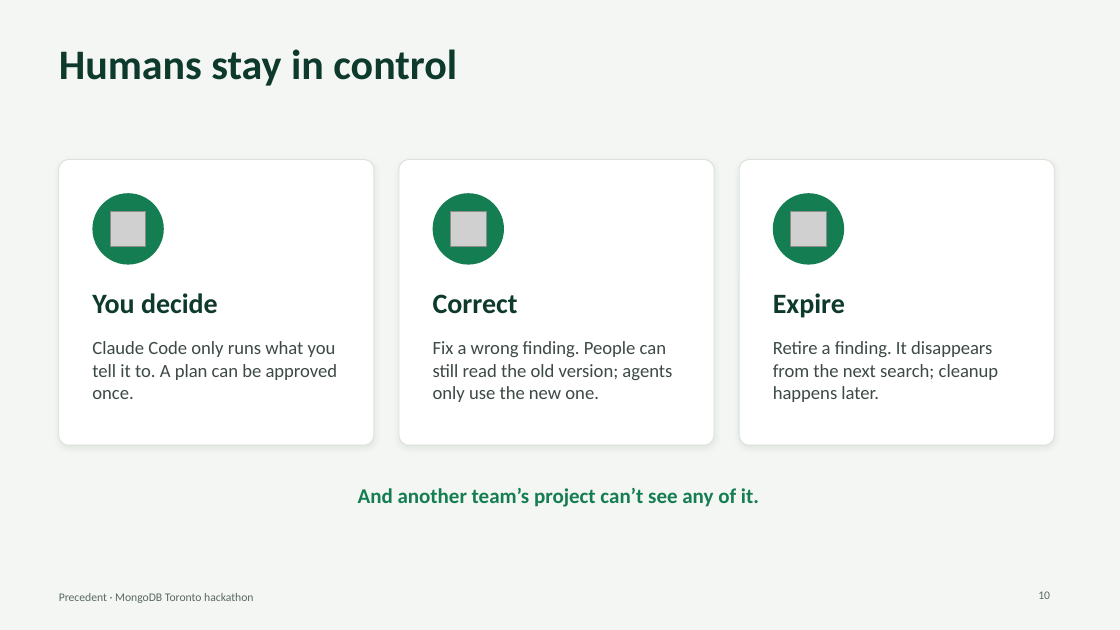
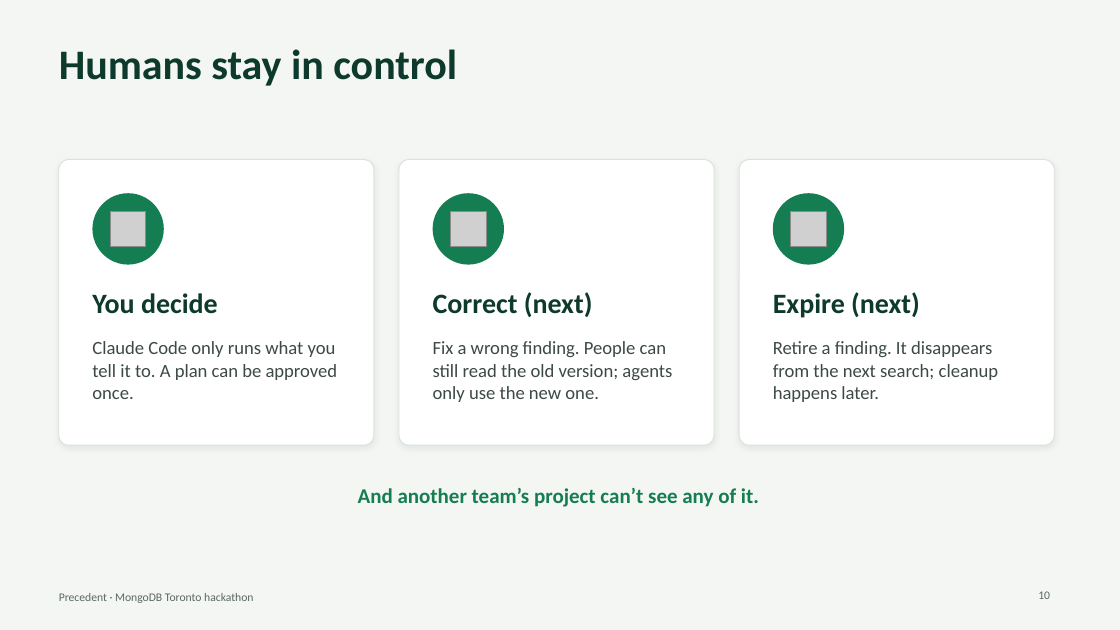
Before and after one commit to SalmaRoshdy-YG/Hackathon-project, a slide deck: slide 10 of docs/deck/precedent-deck.pptx. Drawn at 1120x630 pixels with LibreOffice and Linux fonts; fonts in the diff are those of the drawing; grey boxes stand for pictures. Boxes give left, top, right and bottom in pixels: in the first picture for what was removed or moved away, otherwise in the second. Text is boxed around its words. In the diff, an @@ line names an element or a change of style, - is before the commit and + after.

```diff
--- a/docs/deck/precedent-deck.pptx
+++ b/docs/deck/precedent-deck.pptx
@@ text at <box>433,292,593,317</box>: text changed @@
-Correct
+Correct (next)
@@ text at <box>773,292,920,318</box>: text changed @@
-Expire
+Expire (next)
```
Also in this commit, not shown: 4 other slides changed, 17 other files.
